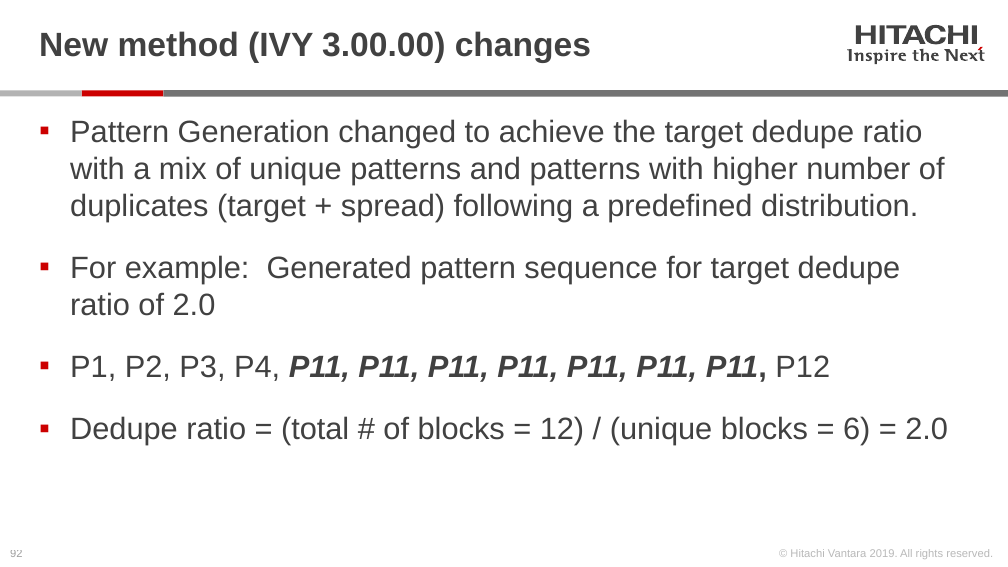
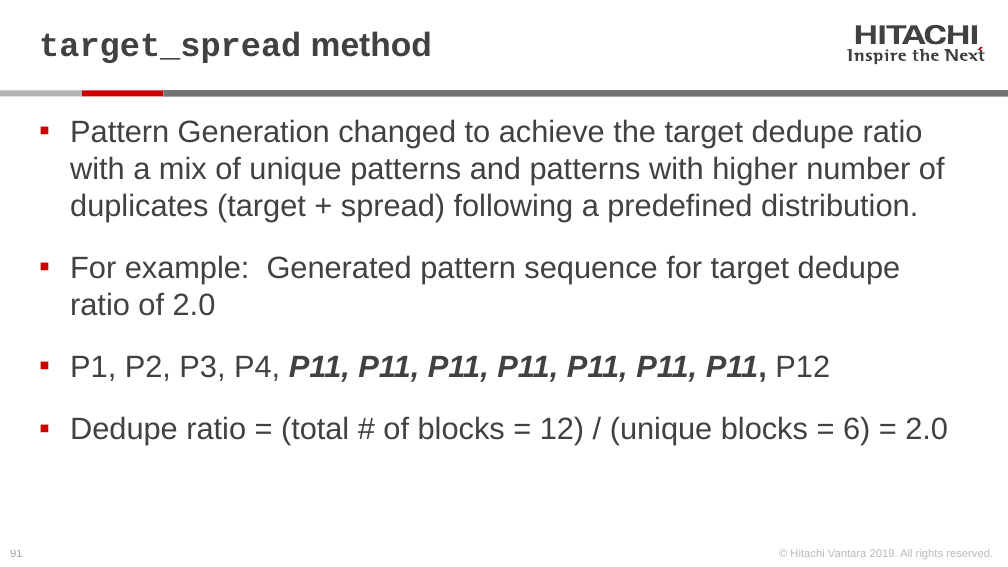
Before and after one commit to Hitachi-Data-Systems/ivy, a slide deck: slide 91 of doc/Programming the ivy engine.pptx (slide 92 before the commit). Drawn at 1008x567 pixels with LibreOffice and Linux fonts; fonts in the diff are those of the drawing. Boxes give left, top, right and bottom in pixels: in the first picture for what was removed or moved away, otherwise in the second. Text is boxed around its words. In the diff, an @@ line names an element or a change of style, - is before the commit and + after.

```diff
--- a/doc/Programming the ivy engine.pptx
+++ b/doc/Programming the ivy engine.pptx
@@ title at [39, 31, 432, 63]: text changed; font Arial to Courier New @@
-New method (IVY 3.00.00) changes
+target_spread method
@@ page number at [10, 550, 22, 557]: text changed @@
-92
+91
```
Also in this commit, not shown: 14 other slides changed, 2 slides added, 5 slides removed, 2 other files.
